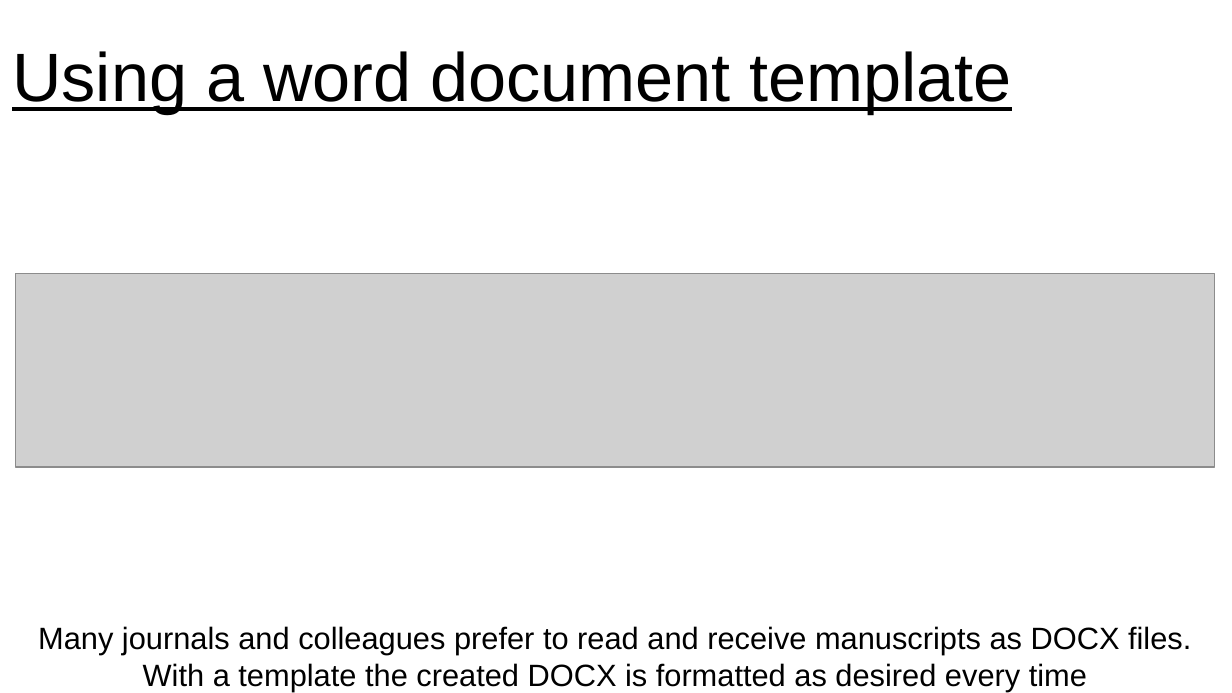
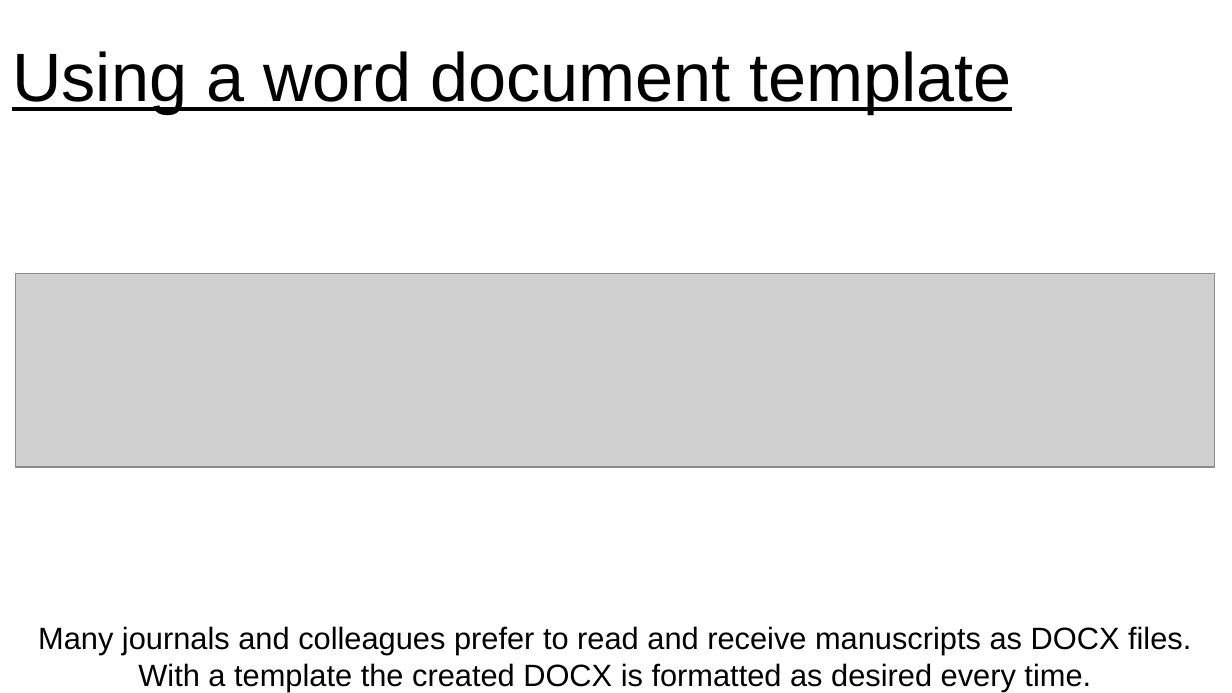
Before and after one commit to jennahamlin/GiGte, a slide deck: slide 7 of GiGte.pptx (slide 9 before the commit). Drawn at 1232x693 pixels with LibreOffice and Linux fonts; fonts in the diff are those of the drawing; grey boxes stand for pictures. Boxes give left, top, right and bottom in pixels: in the first picture for what was removed or moved away, otherwise in the second. Text is boxed around its words. In the diff, an @@ line names an element or a change of style, - is before the commit and + after.

```diff
--- a/GiGte.pptx
+++ b/GiGte.pptx
@@ text at [38, 626, 1191, 691]: text changed @@
-Many journals and colleagues prefer to read and receive manuscripts as DOCX files. With a template the created DOCX is formatted as desired every time
+Many journals and colleagues prefer to read and receive manuscripts as DOCX files. With a template the created DOCX is formatted as desired every time.
```
Also in this commit, not shown: 4 other slides changed, 1 slide added, 2 other files.
